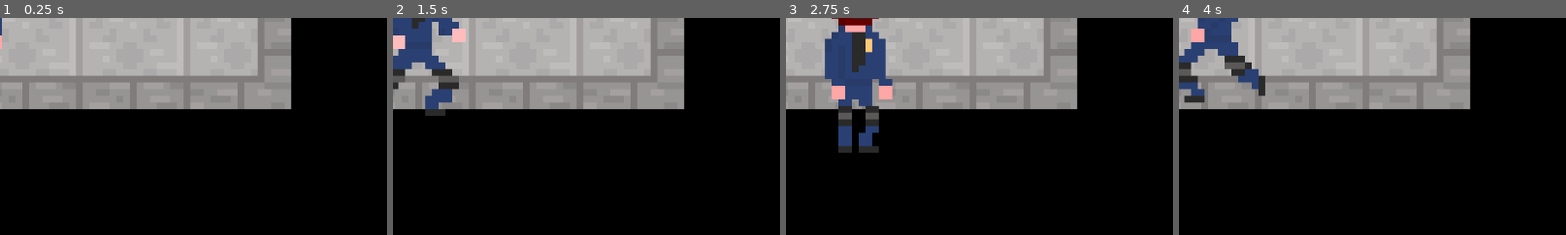
Above: before the commit, frames 1-4 (left to right).
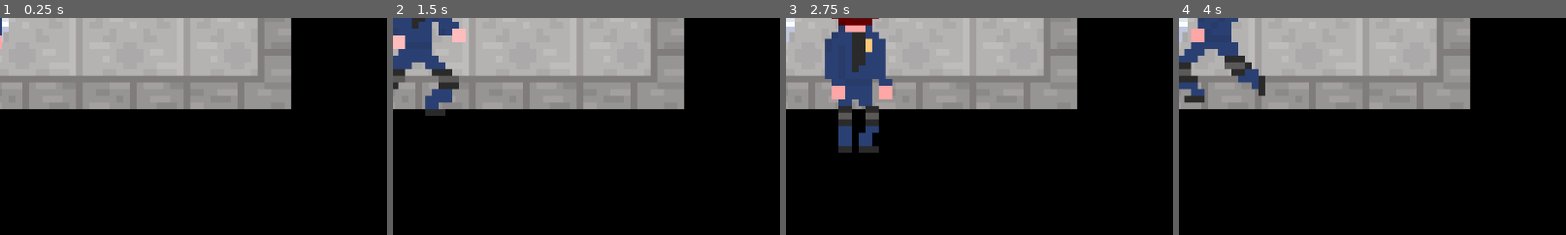
Above: after the commit, the same moments.

Repository: Bobbybear007/WinterGameJam2024
Game: Godot game, scene res://Scenes/Development/Aniruth.tscn
Same seed, same stepped clock (60 frames per second), same inputs: the game is played once before the commit and once after it. This scene is started directly instead of the project's main scene.
Inputs:
- Up to frame 1 (0.25 s): no input
- Up to frame 2 (1.5 s): tap Enter at 0.5 s; hold D (Right) 0.53-1.28 s; hold S (Down) from 1.28 s (still down)
- Up to frame 3 (2.75 s): release S (Down) at 2.03 s; hold D (Right) from 2.03 s (still down)
- Up to frame 4 (4 s): release D (Right) at 2.78 s; hold W (Up) 2.78-3.53 s; hold A (Left) from 3.53 s (still down)
The pictures show only the part of the screen within x 0-50%, y 0-50%; the shares and areas given below are measured in that part.

The runs differ from the first frame. In frame 1, 0.1% of the frame differs, in the area x 0-3%, y 0-12%; in frame 2, nothing differs; in frame 3, 0.2%; in frame 4, 0.2%.

Commit message:
Update Toilet.tscn

Diff:
--- a/new-game-project/Scenes/Objects/Toilet.tscn
+++ b/new-game-project/Scenes/Objects/Toilet.tscn
@@ -6,11 +6,9 @@
 size = Vector2(12, 12)
 
 [node name="Toilet" type="StaticBody2D"]
-position = Vector2(-135.3, -48.8)
 
 [node name="CollisionShape2D" type="CollisionShape2D" parent="."]
 position = Vector2(-0.400024, 6)
-scale = Vector2(1, 1)
 shape = SubResource("RectangleShape2D_3o7yu")
 
 [node name="Sprite2D" type="Sprite2D" parent="."]
